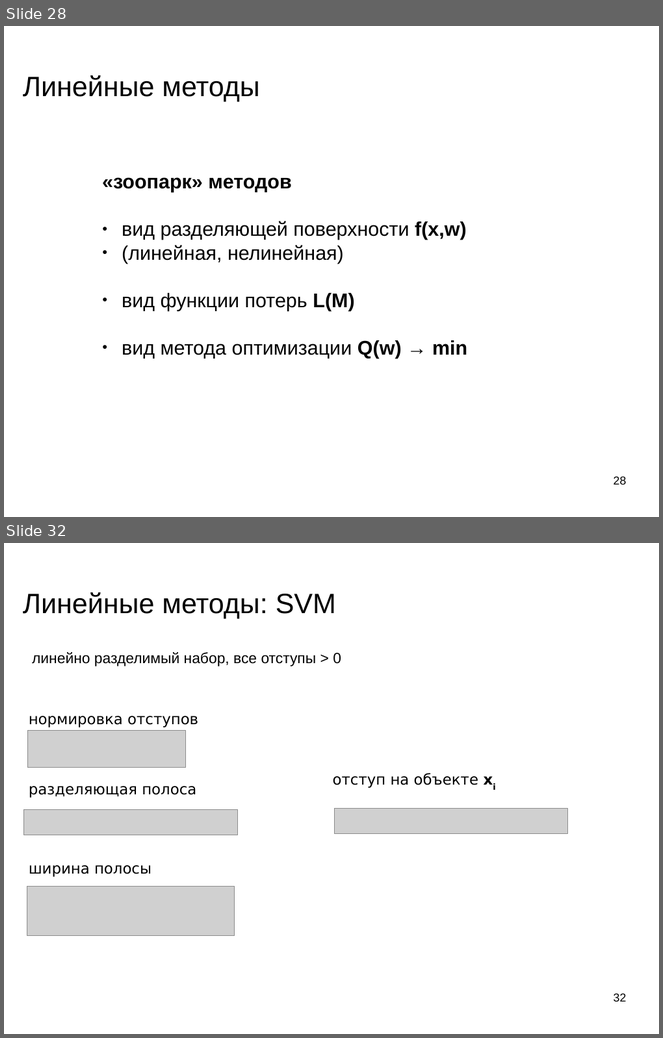
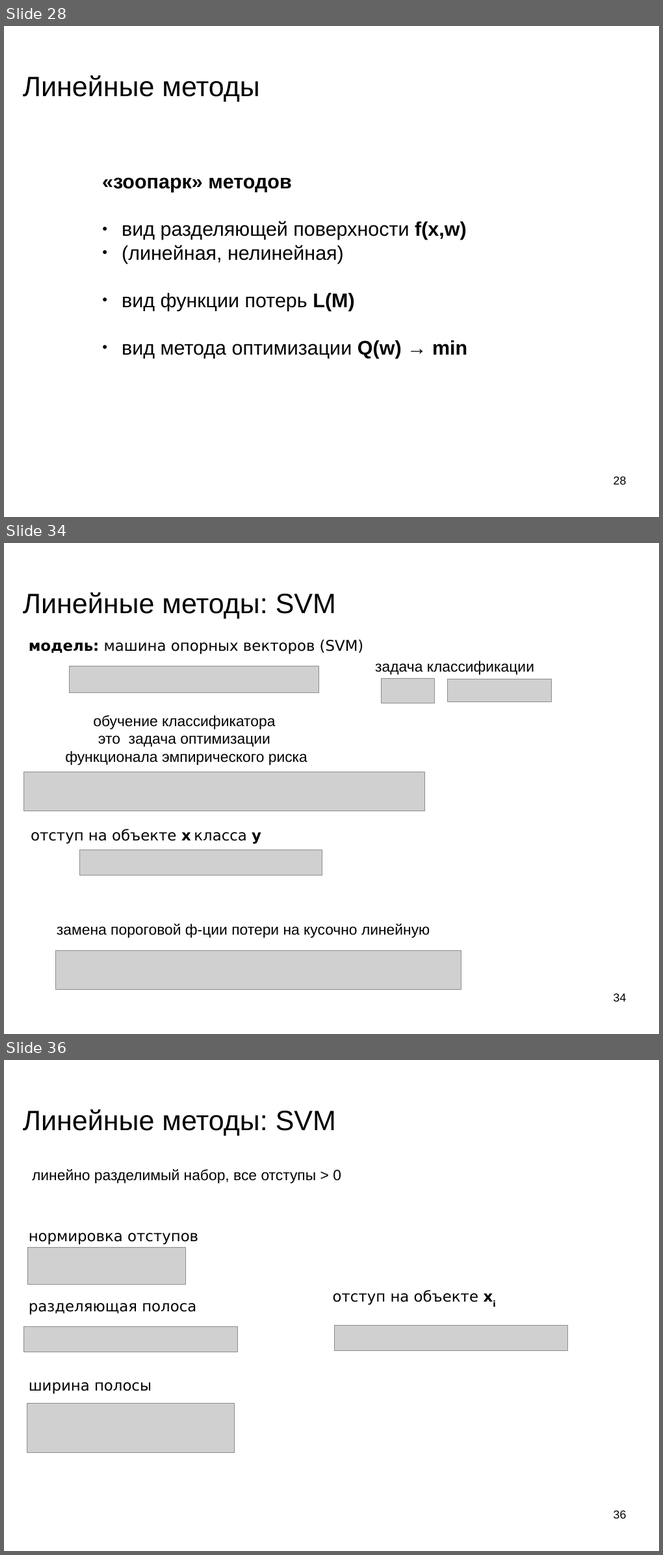
Before and after one commit to mechanoid5/ml_lectorium_legacy, a slide deck: 09-linear.odp. Shown one above the other, each under a label of ours: slides 28 and 32 before the commit, slides 28, 34 and 36 after it; the slides between them are not shown. The pictures are 663x1038 and 663x1555 pixels, drawn with LibreOffice and Linux fonts; fonts in the diff are those of the drawing; grey boxes stand for pictures; background and template pictures are left out. Boxes give left, top, right and bottom in pixels: in the first picture for what was removed or moved away, otherwise in the second. Text is boxed around its words. In the diff, an @@ line names an element or a change of style, - is before the commit and + after.

```diff
--- a/09-linear.odp
+++ b/09-linear.odp
@@ slide 34 added at bbox=[4, 543, 659, 1034], background picture (left out) @@
@@ title added at bbox=[23, 592, 336, 618], 33.9 pt, text #000000 @@
+Линейные методы: SVM
@@ text added at bbox=[29, 639, 364, 654], 18 pt, text #000000 @@
+модель: машина опорных векторов (SVM)
@@ picture added at bbox=[70, 666, 319, 693] @@
@@ text added at bbox=[375, 661, 534, 675], 18 pt, text #000000 @@
+задача классификации
@@ picture added at bbox=[382, 679, 435, 704] @@
@@ picture added at bbox=[448, 679, 552, 702] @@
@@ text added at bbox=[65, 715, 308, 765], 18 pt, text #000000 @@
+обучение классификатора
+это задача оптимизации
+функционала эмпирического риска
@@ picture added at bbox=[24, 772, 426, 811] @@
@@ text added at bbox=[31, 829, 261, 844], 18 pt, text #000000 @@
+отступ на объекте x класса y
@@ picture added at bbox=[79, 850, 322, 875] @@
@@ text added at bbox=[57, 924, 430, 938], 18 pt, text #000000 @@
+замена пороговой ф-ции потери на кусочно линейную
@@ picture added at bbox=[56, 951, 462, 990] @@
@@ page number added at bbox=[614, 993, 627, 1002], 14 pt, text #000000 @@
+34
@@ what was slide 32 is now slide 36 @@
@@ page number at bbox=[614, 1510, 627, 1519]: text changed @@
-32
+36
```
Also in this commit, not shown: 7 slides changed, 3 other slides added.
